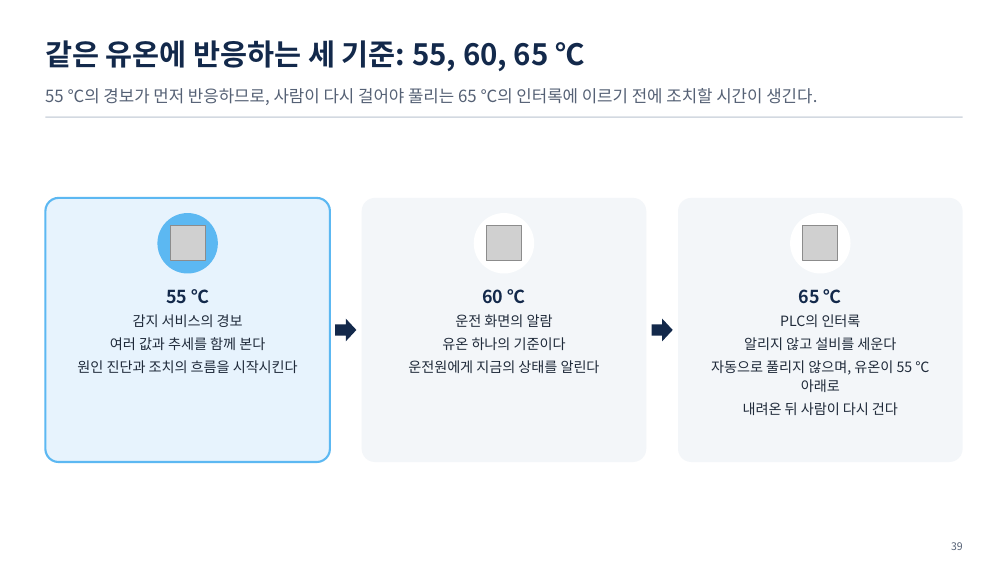
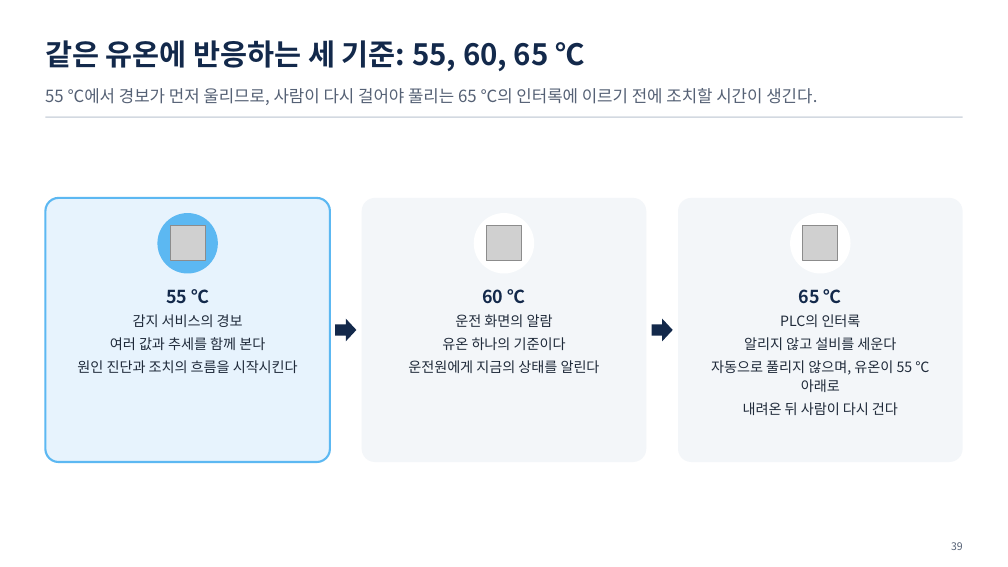
Before and after one commit to uengine-oss/hyd-iot-edu, a slide deck: slide 39 of course/slides/practical/실전반_01일차.pptx. Drawn at 1008x567 pixels with LibreOffice and Linux fonts; fonts in the diff are those of the drawing; grey boxes stand for pictures. Boxes give left, top, right and bottom in pixels: in the first picture for what was removed or moved away, otherwise in the second. Text is boxed around its words. In the diff, an @@ line names an element or a change of style, - is before the commit and + after.

```diff
--- a/course/slides/practical/실전반_01일차.pptx
+++ b/course/slides/practical/실전반_01일차.pptx
@@ text at <box>45,88,817,105</box>: text changed @@
-55 ℃의 경보가 먼저 반응하므로, 사람이 다시 걸어야 풀리는 65 ℃의 인터록에 이르기 전에 조치할 시간이 생긴다.
+55 ℃에서 경보가 먼저 울리므로, 사람이 다시 걸어야 풀리는 65 ℃의 인터록에 이르기 전에 조치할 시간이 생긴다.
```
Also in this commit, not shown: 9 other slides changed, 9 other files.
